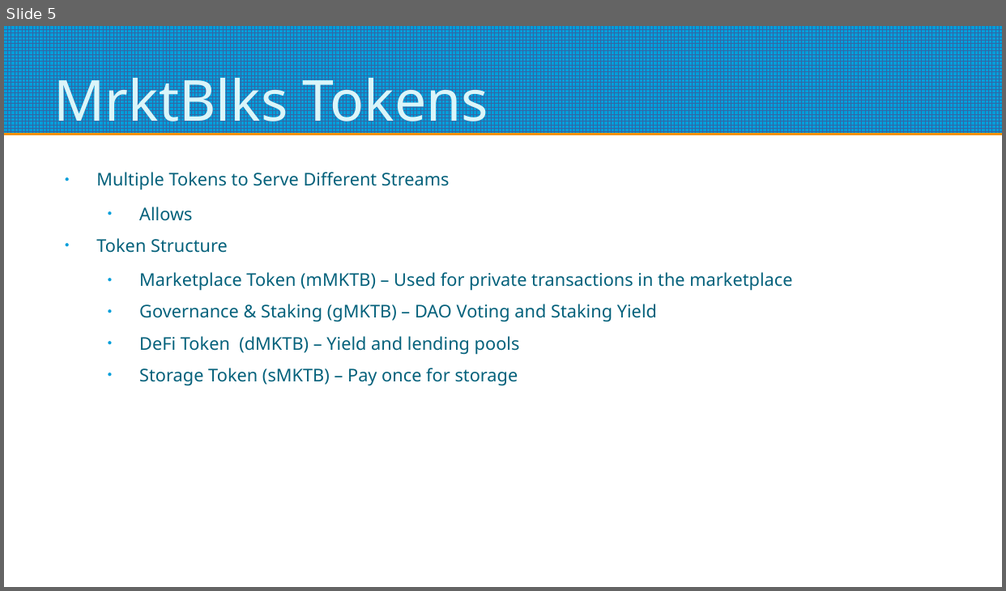
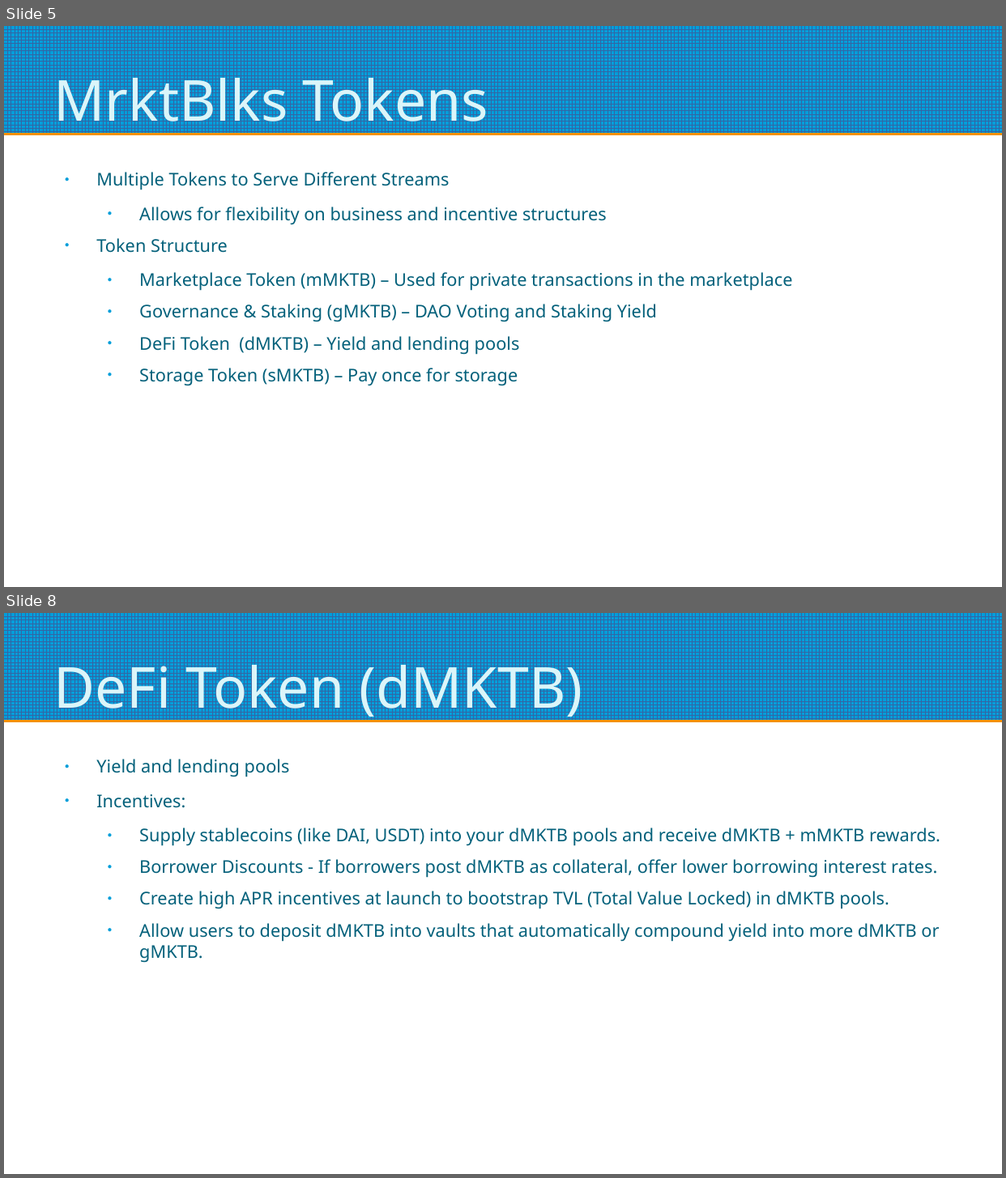
Before and after one commit to alaktrak/coinnect, a slide deck: presentation/Mrktblcks-Token-Presentation.pptx. Shown one above the other, each under a label of ours: slide 5 before the commit, slides 5 and 8 after it; the slides between them are not shown. The pictures are 1006x591 and 1006x1178 pixels, drawn with LibreOffice and Linux fonts; fonts in the diff are those of the drawing. Boxes give left, top, right and bottom in pixels: in the first picture for what was removed or moved away, otherwise in the second. Text is boxed around its words. In the diff, an @@ line names an element or a change of style, - is before the commit and + after.

```diff
--- a/presentation/Mrktblcks-Token-Presentation.pptx
+++ b/presentation/Mrktblcks-Token-Presentation.pptx
@@ slide 8 added at <box>4,613,1002,1174</box>, background #FFFFFF; not listed: 1 template element that a slide beside it also shows @@
@@ title added at <box>54,655,583,722</box>, 45 pt, text #DBF5F9 @@
+DeFi Token (dMKTB)
@@ text added at <box>96,759,940,963</box>, 14 pt, text #04617B @@
+● Yield and lending pools
+● Incentives:
+  ● Supply stablecoins (like DAI, USDT) into your dMKTB pools and receive dMKTB + mMKTB rewards.
+  ● Borrower Discounts - If borrowers post dMKTB as collateral, offer lower borrowing interest rates.
+  ● Create high APR incentives at launch to bootstrap TVL (Total Value Locked) in dMKTB pools.
+  ● Allow users to deposit dMKTB into vaults that automatically compound yield into more dMKTB or gMKTB.
@@ slide 5 changed as well @@
@@ text at <box>139,207,607,225</box>: text changed @@
-  ● Allows
+  ● Allows for flexibility on business and incentive structures
```
Also in this commit, not shown: 4 other slides changed, 4 other slides added, 6 other files.
